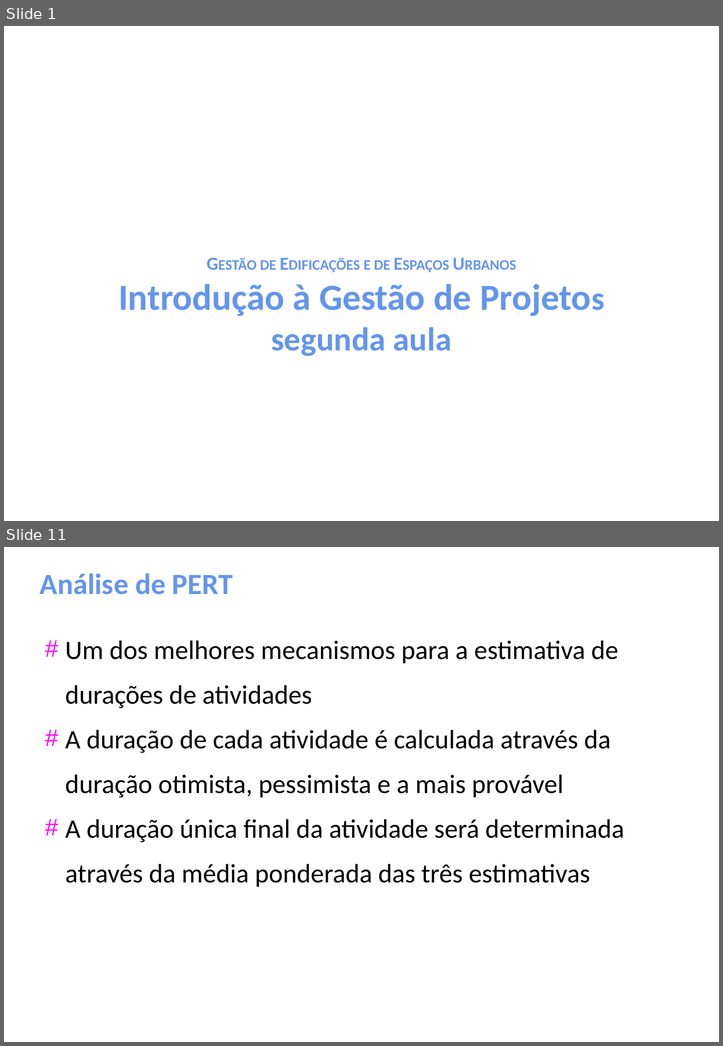
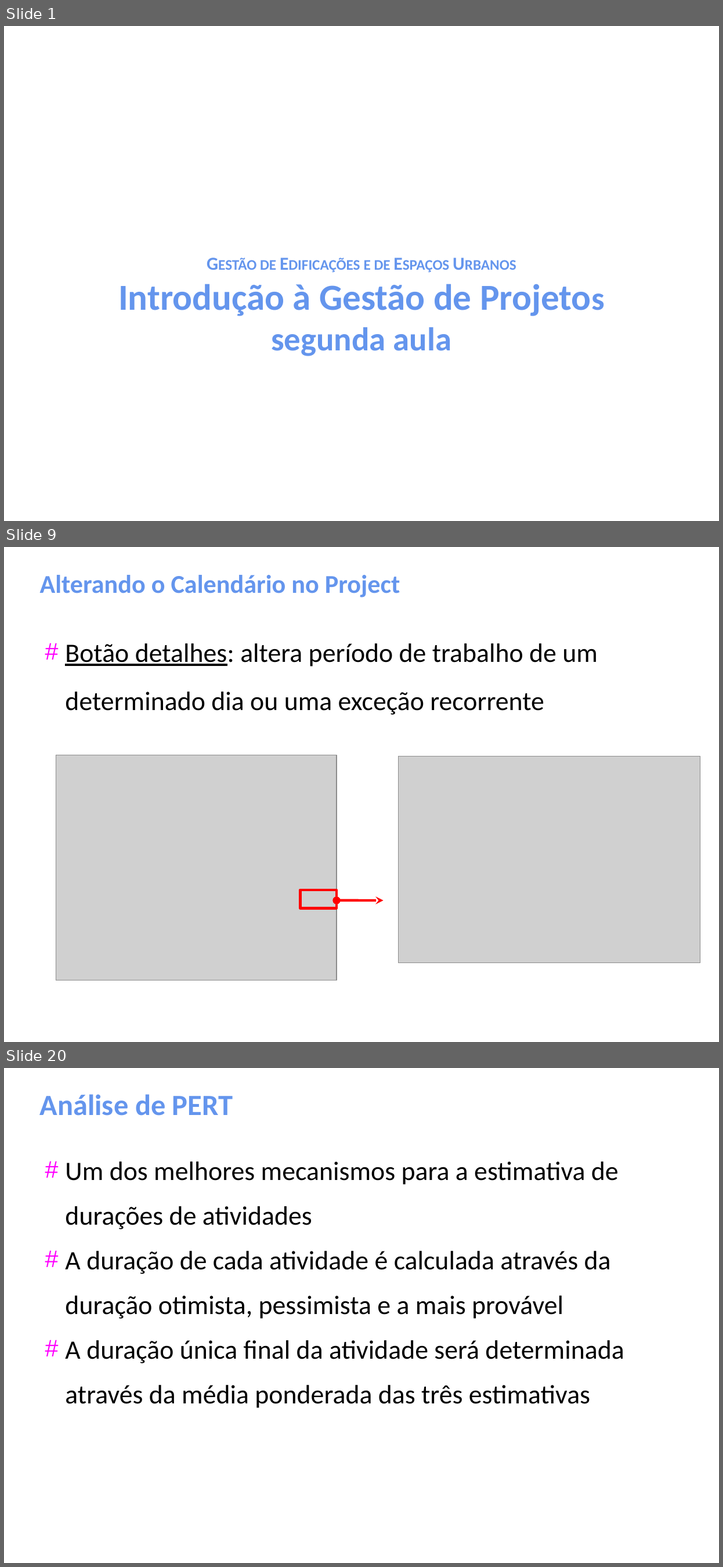
Before and after one commit to gomesluiz/gestao-de-projetos, a slide deck: aulas/project-aula-02.odp. Shown one above the other, each under a label of ours: slides 1 and 11 before the commit, slides 1, 9 and 20 after it; the slides between them are not shown. The pictures are 723x1046 and 723x1567 pixels, drawn with LibreOffice and Linux fonts; fonts in the diff are those of the drawing; grey boxes stand for pictures. Boxes give left, top, right and bottom in pixels: in the first picture for what was removed or moved away, otherwise in the second. Text is boxed around its words. In the diff, an @@ line names an element or a change of style, - is before the commit and + after.

```diff
--- a/aulas/project-aula-02.odp
+++ b/aulas/project-aula-02.odp
@@ slide 9 added at (4, 547, 719, 1042), background #FFFFFF @@
@@ title added at (40, 575, 400, 597), 28 pt, text #6495ED, bold @@
+Alterando o Calendário no Project
@@ text added at (65, 643, 597, 715), 29 pt, text #000000 @@
+# Botão detalhes: altera período de trabalho de um determinado dia ou uma exceção recorrente
@@ picture added at (56, 755, 336, 980) @@
@@ picture added at (398, 756, 699, 962) @@
@@ rectangle added at (300, 890, 336, 908), outline #FF0000 2.83 pt @@
@@ double arrow added from (336, 900) to (383, 900), #FF0000 2.83 pt @@
@@ what was slide 11 is now slide 20 @@
```
Also in this commit, not shown: 17 other slides added.
